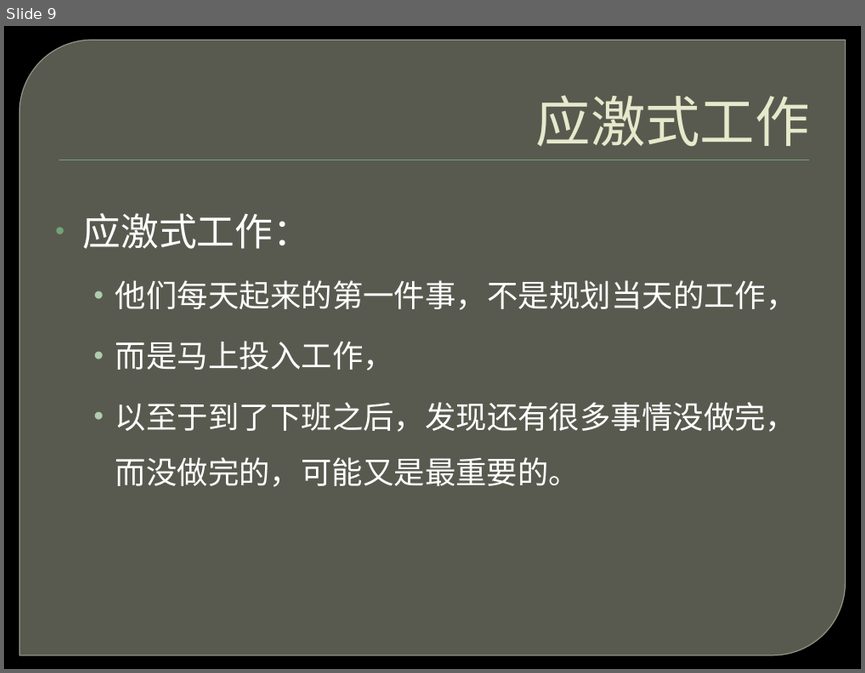
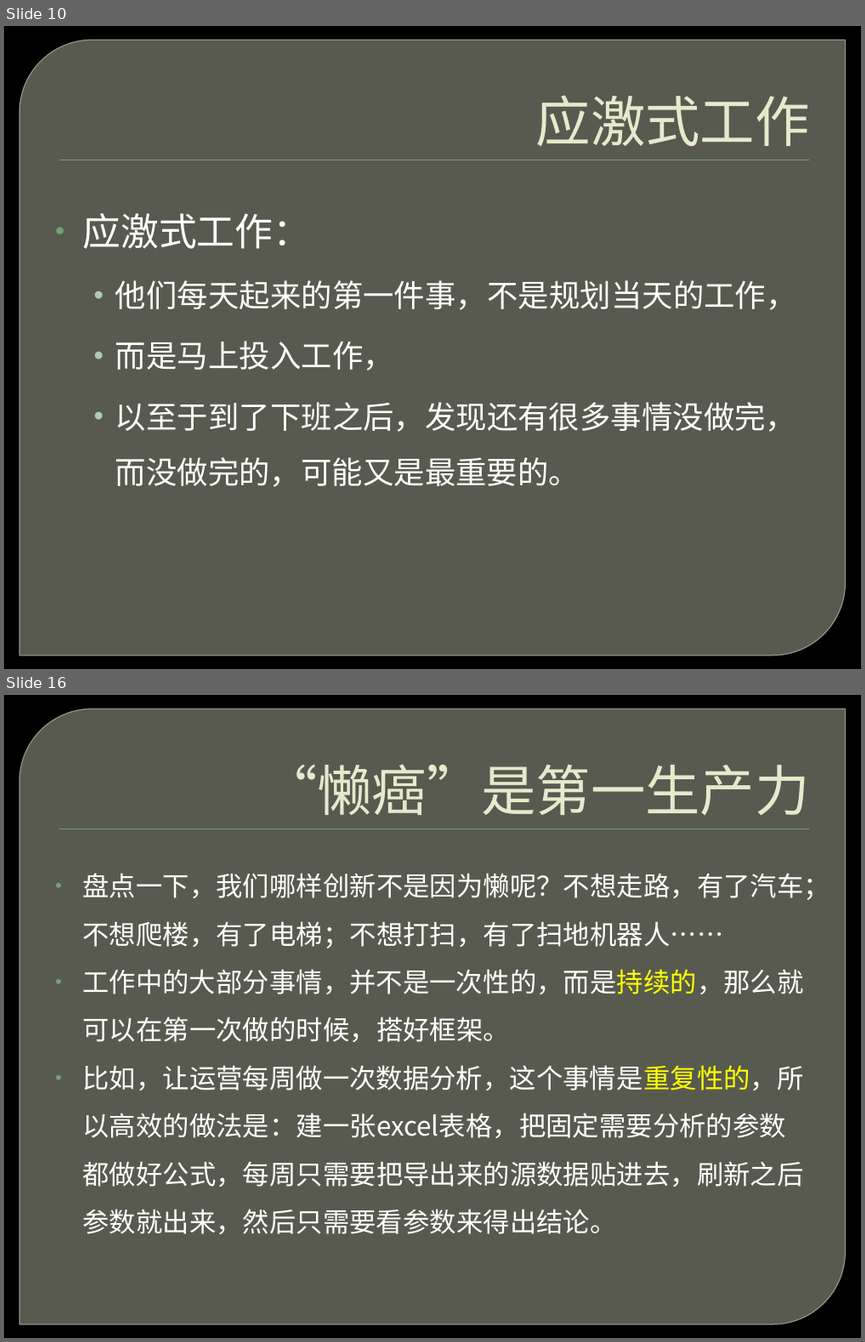
Before and after one commit to ghj1976/lecture, a slide deck: 工作方式/累死你的不是工作，而是工作方式.pptx. Shown one above the other, each under a label of ours: slide 9 before the commit, slides 10 and 16 after it; the slides between them are not shown. The pictures are 865x673 and 865x1342 pixels, drawn with LibreOffice and Linux fonts; fonts in the diff are those of the drawing; background and template pictures are left out. Boxes give left, top, right and bottom in pixels: in the first picture for what was removed or moved away, otherwise in the second. Text is boxed around its words. In the diff, an @@ line names an element or a change of style, - is before the commit and + after.

Commit message:
工作方式和纸飞机游戏ppt

```diff
--- a/工作方式/累死你的不是工作，而是工作方式.pptx
+++ b/工作方式/累死你的不是工作，而是工作方式.pptx
@@ slide 16 added at (4, 695, 861, 1338), background picture (left out); not listed: 2 template elements that a slide beside it also shows @@
@@ title added at (262, 764, 809, 815), 46 pt, text #E7EACB @@
+“懒癌”是第一生产力
@@ text added at (83, 873, 830, 1234), 22.4 pt, text #FFFFFF @@
+• 盘点一下，我们哪样创新不是因为懒呢？不想走路，有了汽车；不想爬楼，有了电梯；不想打扫，有了扫地机器人……
+• 工作中的大部分事情，并不是一次性的，而是持续的，那么就可以在第一次做的时候，搭好框架。
+• 比如，让运营每周做一次数据分析，这个事情是重复性的，所以高效的做法是：建一张excel表格，把固定需要分析的参数都做好公式，每周只需要把导出来的源数据贴进去，刷新之后参数就出来，然后只需要看参数来得出结论。
@@ what was slide 9 is now slide 10 @@
```
Also in this commit, not shown: 9 slides changed, 11 other slides added, 1 slide removed.
